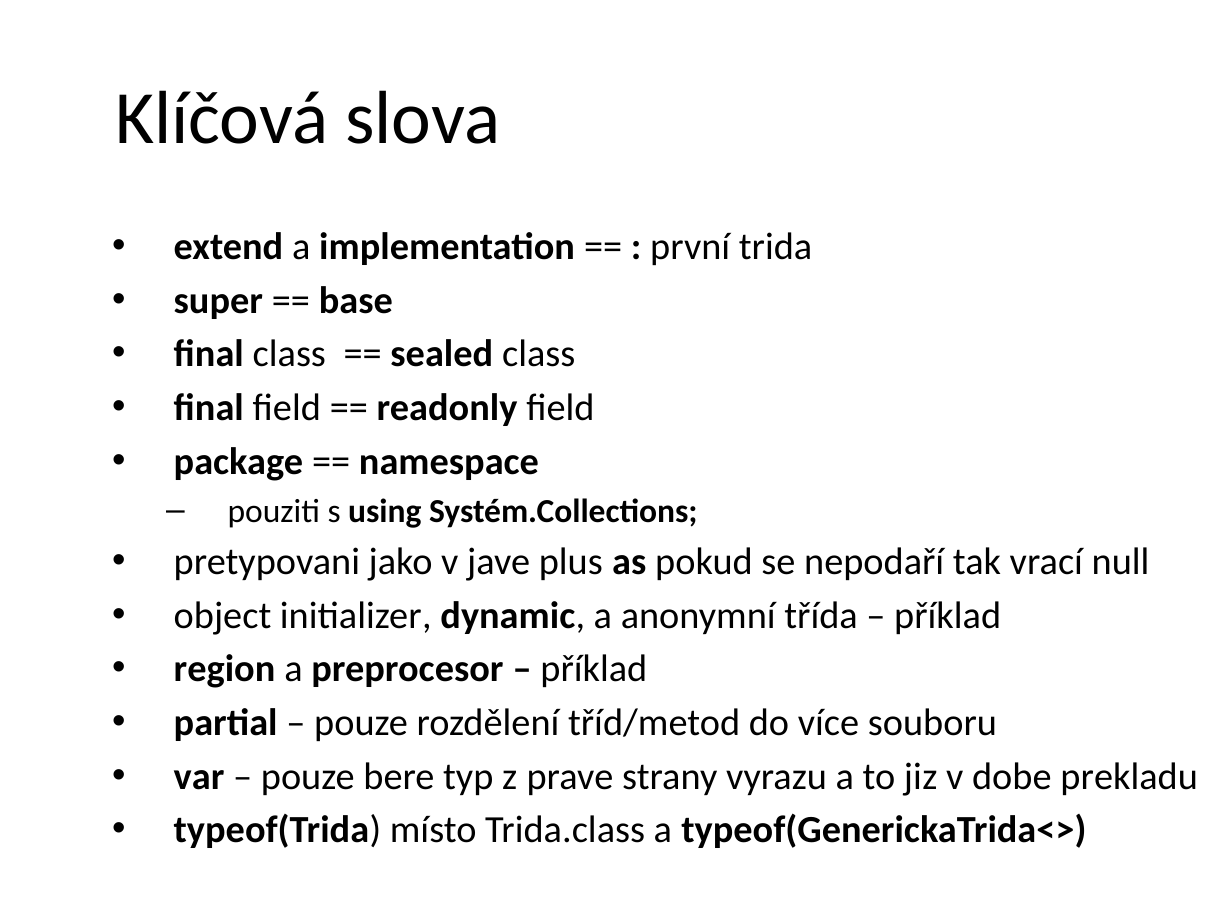
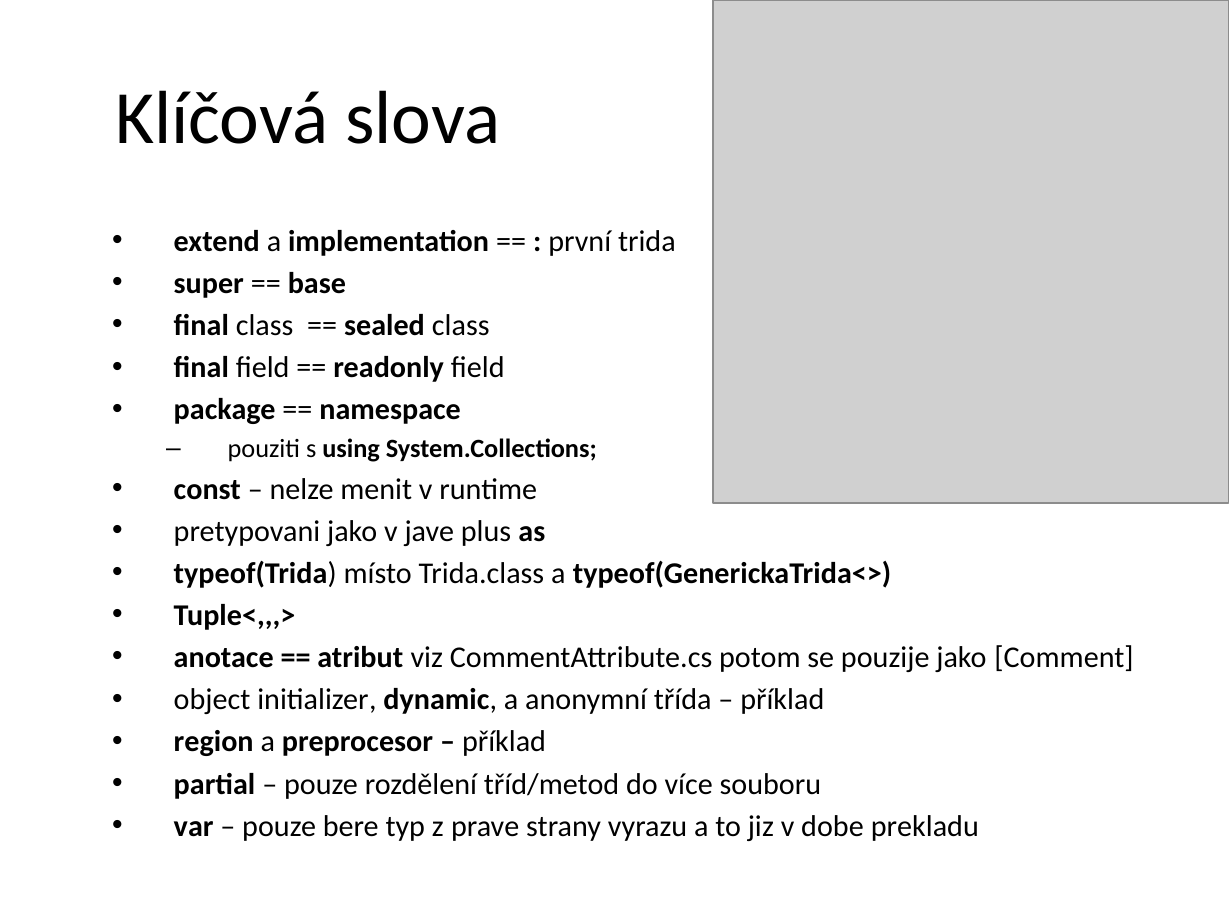
Before and after one commit to petrbalat/Skoleni-Csharp-NET, a slide deck: slide 6 of prezentace.pptx. Drawn at 1232x924 pixels with LibreOffice and Linux fonts; fonts in the diff are those of the drawing; grey boxes stand for pictures; background and template pictures are left out. Boxes give left, top, right and bottom in pixels: in the first picture for what was removed or moved away, otherwise in the second. Text is boxed around its words. In the diff, an @@ line names an element or a change of style, - is before the commit and + after.

```diff
--- a/prezentace.pptx
+++ b/prezentace.pptx
@@ picture added at (713,0,1230,503) @@
@@ text at (174,230,979,841): size 22.4 to 17.6 pt in "extend a implementation == : první trida", "super == base", "final class == sealed class", "final field == readonly field" and 5 more places @@
@@ text at (174,438,1133,672): text changed; size 22.4 to 17.6 pt @@
-  – pouziti s using Systém.Collections;
-• pretypovani jako v jave plus as pokud se nepodaří tak vrací null
+  – pouziti s using System.Collections;
+• const – nelze menit v runtime
+• pretypovani jako v jave plus as
+• typeof(Trida) místo Trida.class a typeof(GenerickaTrida<>)
+• Tuple<,,,>
+• anotace == atribut viz CommentAttribute.cs potom se pouzije jako [Comment]
@@ text at (174,813,1086,848): paragraph removed @@
-• typeof(Trida) místo Trida.class a typeof(GenerickaTrida<>)
```
Also in this commit, not shown: 6 other slides changed, 4 slides added, 2 other files.
